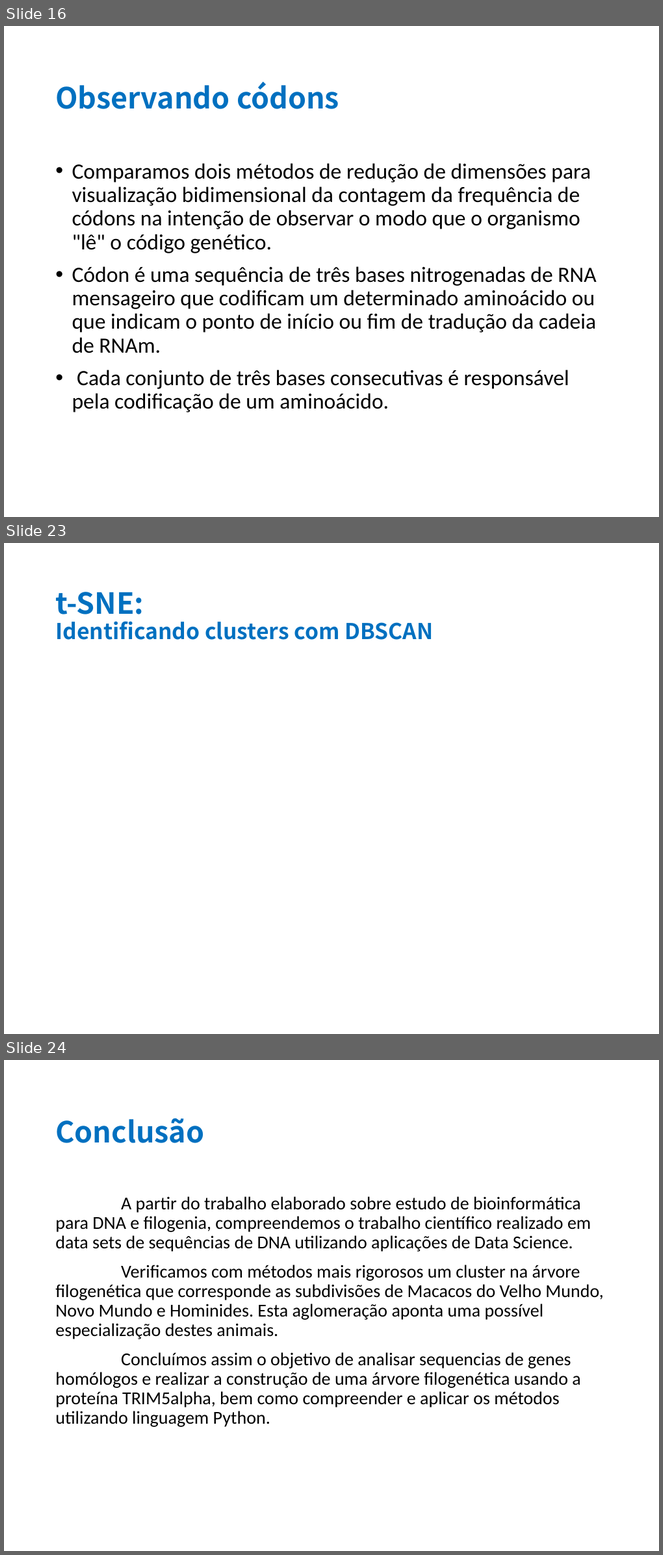
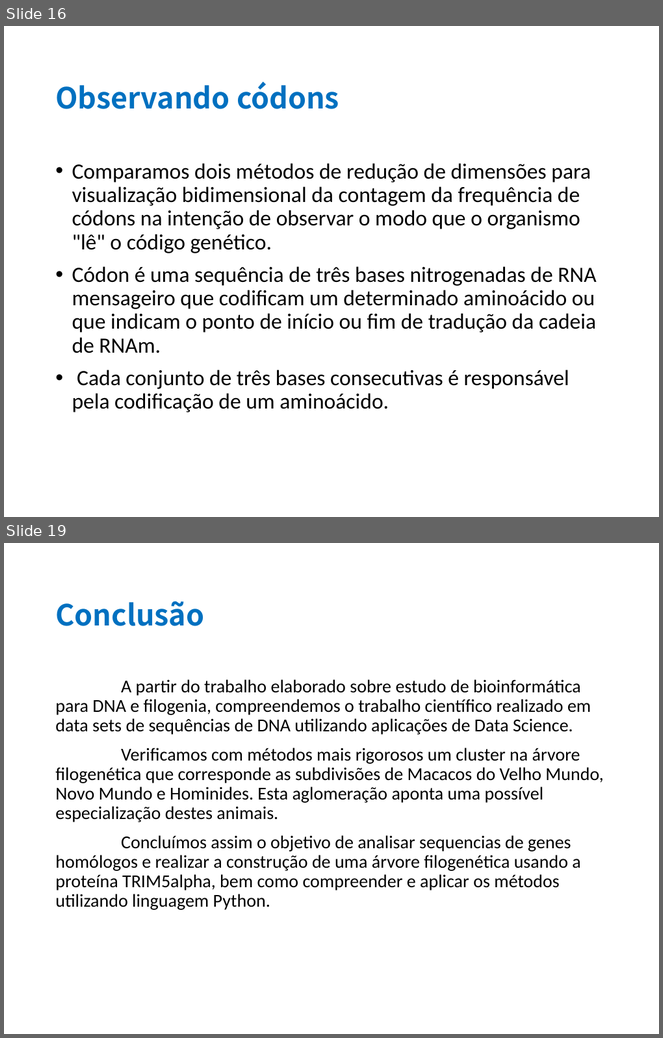
Before and after one commit to viniciusd-avila/phylogenetic-analysis, a slide deck: pptx/bioinfo_FinalPresentation.pptx. Shown one above the other, each under a label of ours: slides 16, 23 and 24 before the commit, slides 16 and 19 after it; the slides between them are not shown. The pictures are 663x1555 and 663x1038 pixels, drawn with LibreOffice and Linux fonts; fonts in the diff are those of the drawing. Boxes give left, top, right and bottom in pixels: in the first picture for what was removed or moved away, otherwise in the second. Text is boxed around its words. In the diff, an @@ line names an element or a change of style, - is before the commit and + after.

```diff
--- a/pptx/bioinfo_FinalPresentation.pptx
+++ b/pptx/bioinfo_FinalPresentation.pptx
@@ slide 23 removed at (x1=4, y1=543, x2=659, y2=1034), background #FFFFFF @@
@@ title removed at (x1=55, y1=592, x2=433, y2=640) @@
-t-SNE:
-Identificando clusters com DBSCAN
@@ what was slide 24 is now slide 19 @@
```
Also in this commit, not shown: 1 slide changed, 1 slide added, 5 other slides removed.
